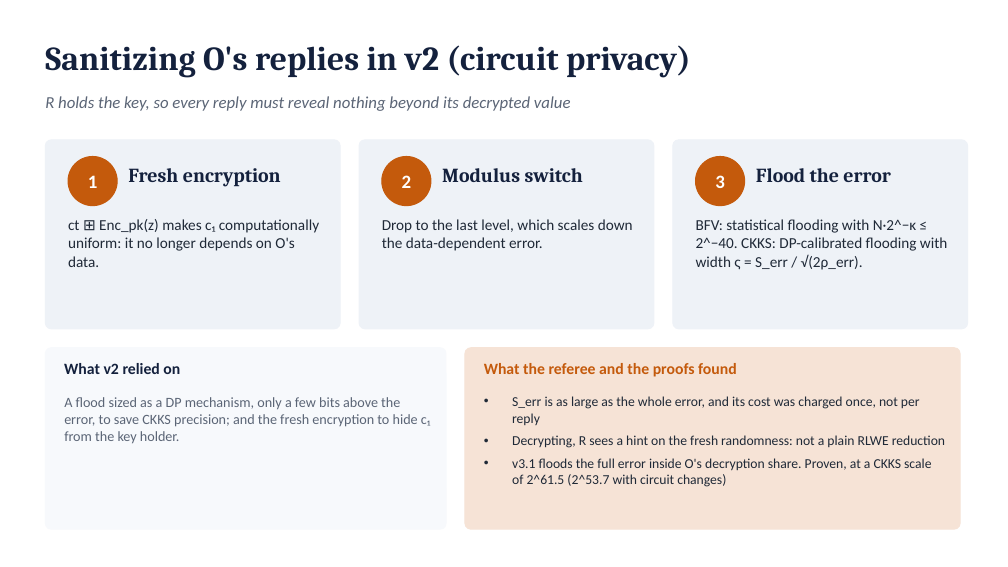
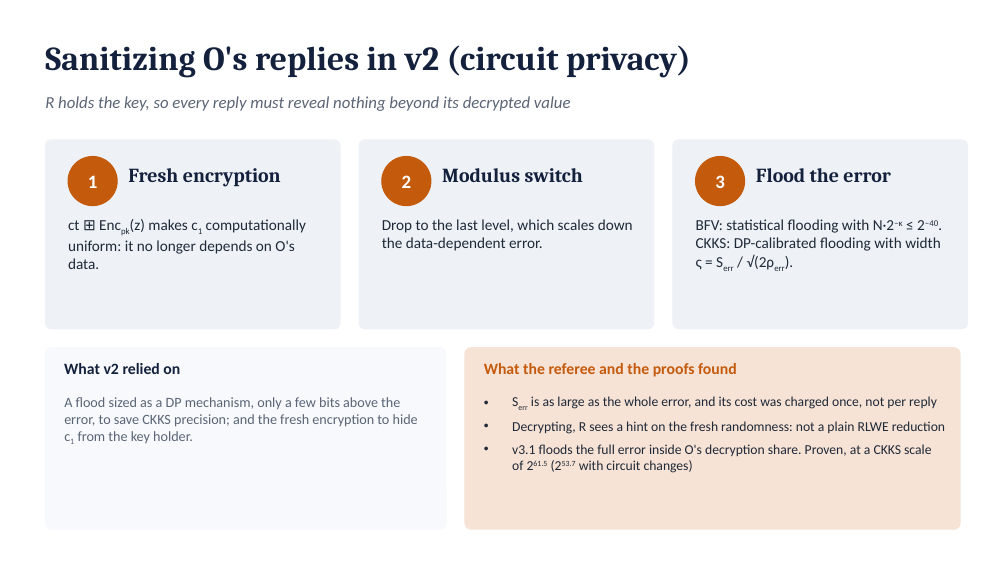
Before and after one commit to shukabh/VerticalFederatedRegression, a slide deck: slide 17 of slides/vfl_scenarioB_deck.pptx. Drawn at 1008x567 pixels with LibreOffice and Linux fonts; fonts in the diff are those of the drawing. Boxes give left, top, right and bottom in pixels: in the first picture for what was removed or moved away, otherwise in the second. Text is boxed around its words. In the diff, an @@ line names an element or a change of style, - is before the commit and + after.

```diff
--- a/slides/vfl_scenarioB_deck.pptx
+++ b/slides/vfl_scenarioB_deck.pptx
@@ text at box(68, 219, 306, 269): text changed @@
-ct ⊞ Enc_pk(z) makes c₁ computationally uniform: it no longer depends on O's data.
+ct ⊞ Encpk(z) makes c1 computationally uniform: it no longer depends on O's data.
@@ text at box(696, 219, 941, 270): text changed @@
-BFV: statistical flooding with N·2^−κ ≤ 2^−40. CKKS: DP-calibrated flooding with width ς = S_err / √(2ρ_err).
+BFV: statistical flooding with N·2−κ ≤ 2−40. CKKS: DP-calibrated flooding with width ς = Serr / √(2ρerr).
@@ text at box(64, 397, 418, 444): text changed @@
-A flood sized as a DP mechanism, only a few bits above the error, to save CKKS precision; and the fresh encryption to hide c₁ from the key holder.
+A flood sized as a DP mechanism, only a few bits above the error, to save CKKS precision; and the fresh encryption to hide c1 from the key holder.
@@ text at box(531, 396, 937, 409): text changed @@
-• S_err is as large as the whole error, and its cost was charged once, not per reply
+• Serr is as large as the whole error, and its cost was charged once, not per reply
@@ text at box(512, 444, 931, 473): text changed @@
-• v3.1 floods the full error inside O's decryption share. Proven, at a CKKS scale of 2^61.5 (2^53.7 with circuit changes)
+• v3.1 floods the full error inside O's decryption share. Proven, at a CKKS scale of 261.5 (253.7 with circuit changes)
```
Also in this commit, not shown: 25 other slides changed, 21 other files.
